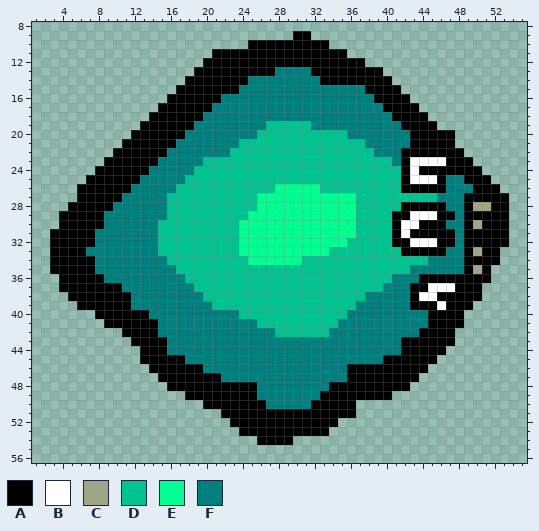
Pixel-art sprite -- data/images/sprites/blob.png. The first picture shows the starting point.
The file is 64x64 pixels. Shown: x 1..55, y 8..56.
Palette (. is transparent): A #000000  B #ffffff  C #a1a587  D #00c390  E #00ff90  F #007f7f
Pixels before, first column x 3:
 9 ...........................AA......................
10 ......................AAAAAAAAA....................
11 ..................AAAAAAAAAAAAAAA..................
12 .................AAAAAAAAAAAAAAAAAA................
13 ................AAAAAAAAAFFFFAAAAAAAA..............
14 ...............AAAAAAAFFFFFFFFAAAAAAAA.............
15 ..............AAAAAAAFFFFFFFFFFFFFFAAAA............
16 .............AAAAAAFFFFFFFFFFFFFFFFFAAAA...........
17 ............AAAAAAFFFFFFFFFFFFFFFFFFFAAAA..........
18 ...........AAAAAAFFFFFFFFFFFFFFFFFFFFFAAAA.........
19 ..........AAAAAAFFFFFFFFDDDDDFFFFFFFFFFAAAA........
20 .........AAAAAAFFFFFFFFDDDDDDDDDDFFFFFFFAAAAA......
21 ........AAAAAAFFFFFFFDDDDDDDDDDDDDDFFFFFAAAAA......
22 .......AAAAAAFFFFFFFDDDDDDDDDDDDDDDDFFFAAAAAAA.....
23 ......AAAAAAFFFFFDDDDDDDDDDDDDDDDDDDDDFABBBBAAA....
24 .....AAAAAAFFFFFDDDDDDDDDDDDDDDDDDDDDDDABAAAAAAA...
25 ....AAAAAAFFFFFDDDDDDDDDDDDDDDDDDDDDDDDABBBAFFAAA..
26 ...AAAAAAFFFFFDDDDDDDDDDDEEEEEDDDDDDDDDAAAAAFFFAAA.
27 ...AAAAAFFFFFDDDDDDDDDDEEEEEEEEEEEDDDDDDDDDFFFAAAAA
28 ..AAAAAFFFFFFDDDDDDDDDDEEEEEEEEEEEDDDDDAAAAAFFACCAA
29 .AAAAAFFFFFFFDDDDDDDDDEEEEEEEEEEEEDDDDAABBBAAFAAAAA
30 .AAAAAFFFFFFDDDDDDDDDEEEEEEEEEEEEEDDDDABBAAAFFACAAA
31 AAAAAFFFFFFFDDDDDDDDDEEEEEEEEEEEEEDDDDABAAAAAFAAAAA
32 AAAAAFFFFFFFDDDDDDDDDEEEEEEEEEEEEDDDDDAABBBAAFAAAAA
33 AAAAFFFFFFFFDDDDDDDDDEEEEEEEEEEDDDDDDDDAAAAAFFACAA.
34 AAAAAFFFFFFFFDDDDDDDDDEEEEEEDDDDDDDDDDDDDDFFFFAAAA.
35 AAAAAFFFFFFFFFDDDDDDDDDDDDDDDDDDDDDDDDDDFFFFFFACA..
36 .AAAAAFFFFFFFFFDDDDDDDDDDDDDDDDDDDDDDDFFFAAAAAAAA..
37 .AAAAAAAFFFFFFFFDDDDDDDDDDDDDDDDDDDDDFFFAABBBAAA...
38 ..AAAAAAAFFFFFFFFDDDDDDDDDDDDDDDDDDFFFFFABBAAAAA...
39 ...AAAAAAFFFFFFFFFDDDDDDDDDDDDDDDDFFFFFFAAABAAA....
40 .....AAAAAAFFFFFFFFFFDDDDDDDDDDDDFFFFFFFFFAAAA.....
41 ......AAAAAAFFFFFFFFFFFDDDDDDDDDFFFFFFFFFFAAAA.....
42 ........AAAAFFFFFFFFFFFFFDDDDDDFFFFFFFFFFAAAA......
43 .........AAAAFFFFFFFFFFFFFFFFFFFFFFFFFFAAAAAA......
44 ..........AAAFFFFFFFFFFFFFFFFFFFFFFFFFFAAAAA.......
45 ..........AAAAAFFFFFFFFFFFFFFFFFFFFFFAAAAAA........
46 ...........AAAAAAFFFFFFFFFFFFFFFFAAAAAAAAA.........
47 ............AAAAAAAFFFFFFFFFFFFFFAAAAAAAA..........
48 .............AAAAAAAAAAFFFFFFFFAAAAAAAAA...........
49 ...............AAAAAAAAFFFFFFFAAAAAAAA.............
50 .................AAAAAAAFFFFFAAAAA.................
51 ...................AAAAAAAAAAAAAAA.................
52 ....................AAAAAAAAAAAA...................
53 .....................AAAAAAAAAA....................
54 .......................AAAA........................
And afterwards:
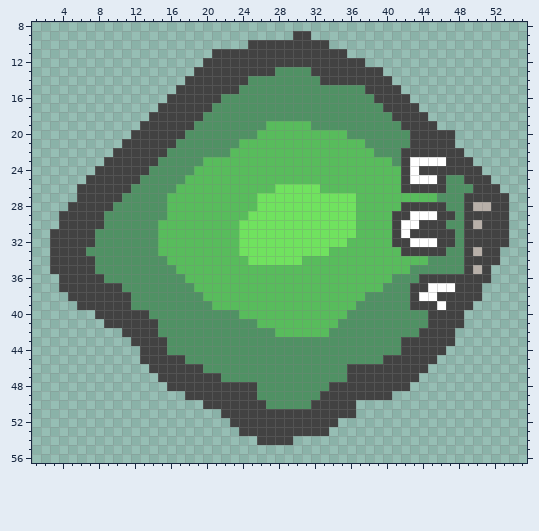
The edit:
colour A: #000000 -> #424242
colour C: #a1a587 -> #b8b0a9
colour D: #00c390 -> #58bc5c
colour E: #00ff90 -> #70e25f
colour F: #007f7f -> #509164
Changed places in both pictures, as pixel boxes (x1, y1, x2, y2):
changed: (50, 31, 509, 445)
